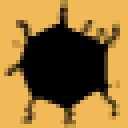
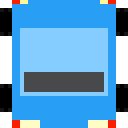
Layers edited between the first and the second w=128, h=128 image:
added layer "Rectangle 24 copy 4" above "Rectangle 24 copy 3" over (100, 0, 108, 4)
added layer "Rectangle 24 copy 3" above "Rectangle 24 copy 2" over (20, 0, 28, 4)
added layer "Rectangle 24 copy 2" (1st of 2) above "Rectangle 24 copy 2" over (108, 0, 116, 4)
added layer "Rectangle 24 copy 2" (2nd of 2) above "Rectangle 25 copy" over (12, 0, 20, 4)
added layer "Rectangle 25 copy" above "Rectangle 24 copy" over (88, 120, 108, 128)
added layer "Rectangle 24 copy" above "Rectangle 25" over (108, 120, 116, 128)
added layer "Rectangle 25" above "Rectangle 24" over (20, 120, 40, 128)
added layer "Rectangle 24" above "Rectangle 23" over (12, 120, 20, 128)
added layer "Rectangle 23" above "Rectangle 22" over (24, 72, 104, 92)
added layer "Rectangle 22" above "Group 3 copy 3" over (20, 28, 108, 96)
added layer "Group 3 copy 3" above "Group 3 copy 2" over (116, 84, 128, 112)
added layer "Group 3 copy 2" above "Group 3 copy" over (116, 8, 128, 36)
added layer "Group 3 copy" above "Group 3" over (0, 84, 12, 112)
added layer "Group 3" above "Rectangle 21" over (0, 8, 12, 36)
added layer "Rectangle 21" above "cat" over (12, 0, 116, 128)
hid group "hole" (2 layers) over (0, 0, 128, 128)
